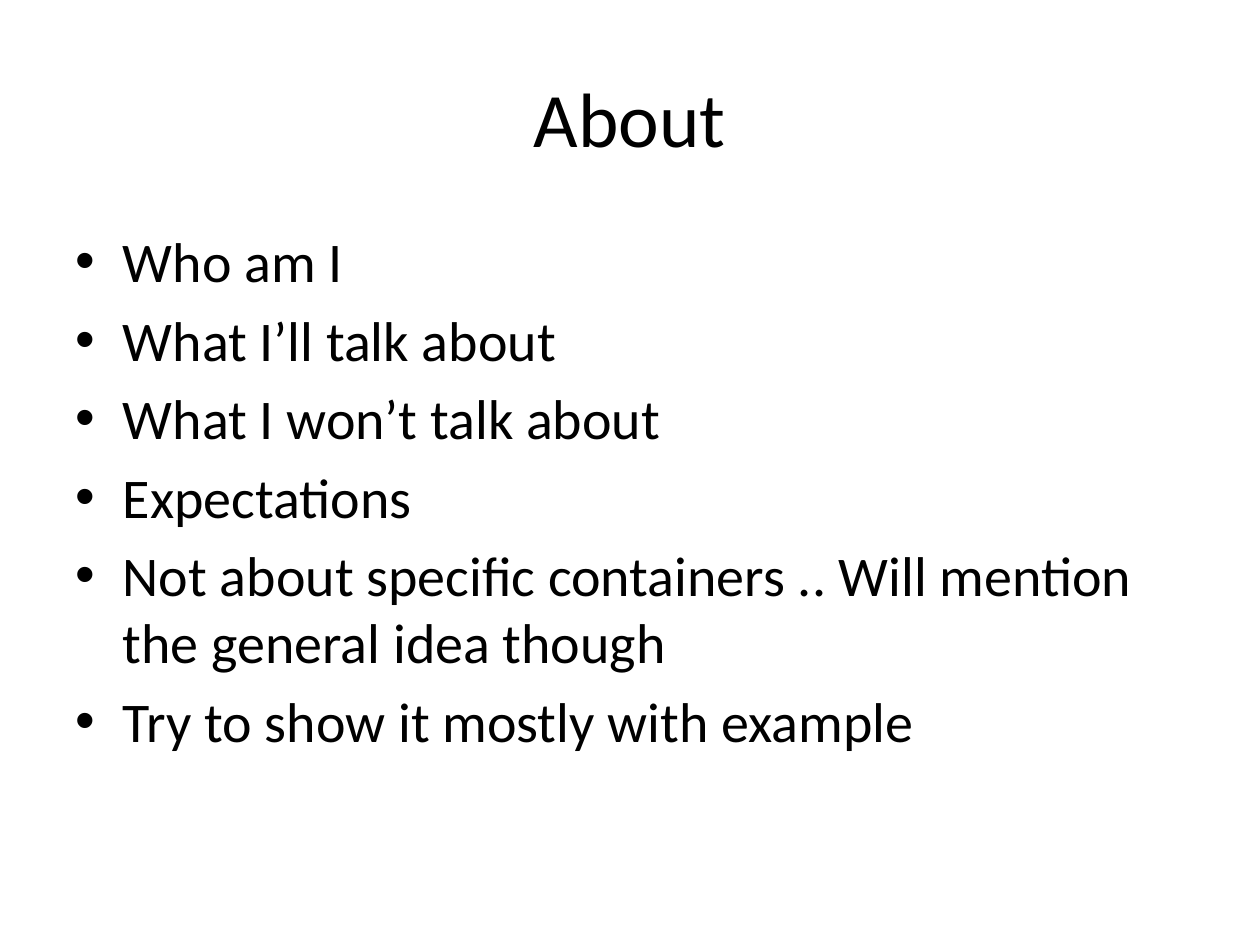
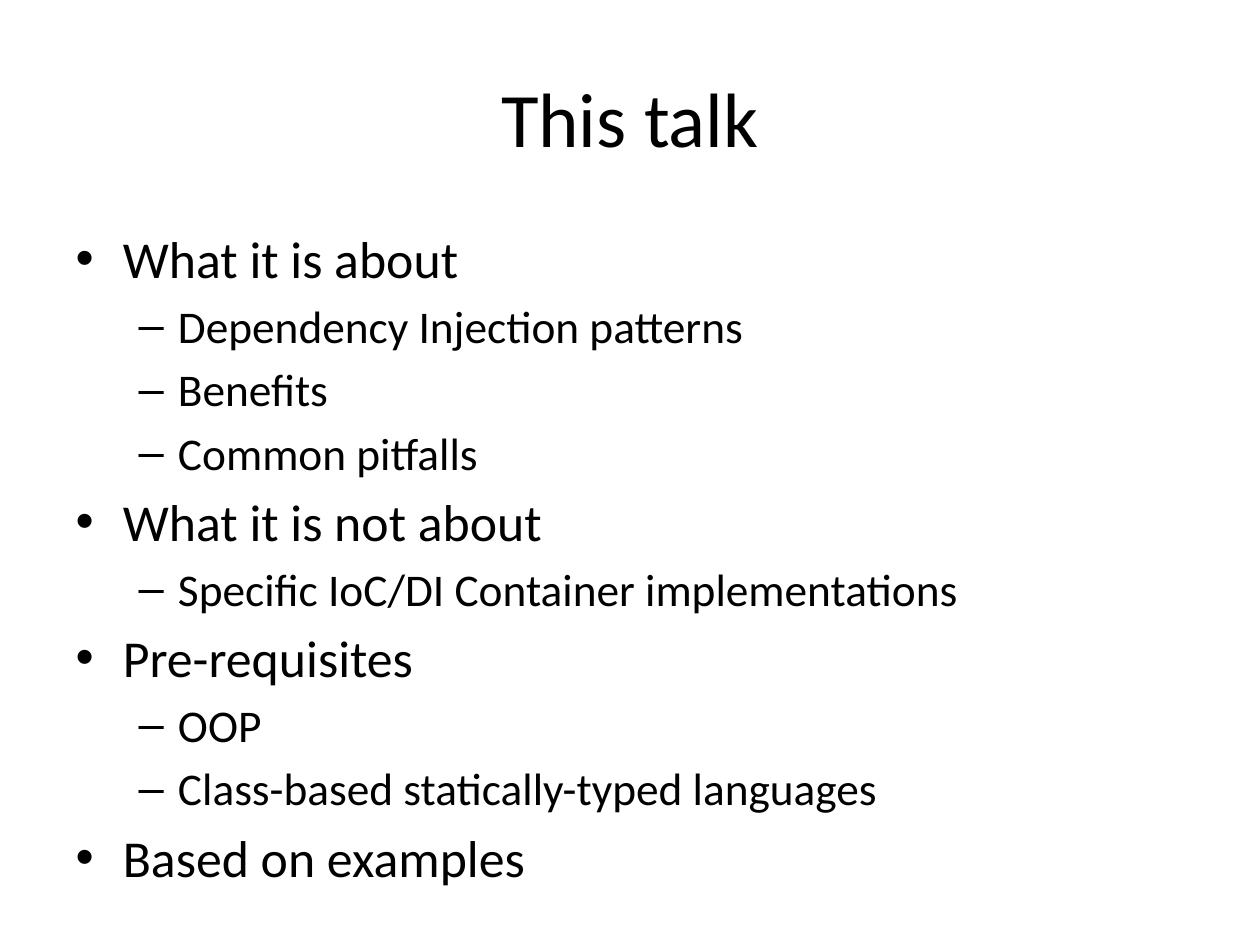
Before and after one commit to tsimbalar/DependencyInjectionTheRightWay, a slide deck: slide 3 of Dependency Injection - the right way.pptx. Drawn at 1260x945 pixels with LibreOffice and Linux fonts; fonts in the diff are those of the drawing. Boxes give left, top, right and bottom in pixels: in the first picture for what was removed or moved away, otherwise in the second. Text is boxed around its words. In the diff, an @@ line names an element or a change of style, - is before the commit and + after.

```diff
--- a/Dependency Injection - the right way.pptx
+++ b/Dependency Injection - the right way.pptx
@@ title at (x1=501, y1=93, x2=758, y2=148): text changed @@
-About
+This talk
@@ text at (x1=123, y1=242, x2=957, y2=813): text changed; size 32 to 25.9 pt @@
-• Who am I
-• What I’ll talk about
-• What I won’t talk about
-• Expectations
-• Not about specific containers .. Will mention the general idea though
-• Try to show it mostly with example
+• What it is about
+  – Dependency Injection patterns
+  – Benefits
+  – Common pitfalls
+• What it is not about
+  – Specific IoC/DI Container implementations
+• Pre-requisites
+  – OOP
+  – Class-based statically-typed languages
+• Based on examples
```
Also in this commit, not shown: 2 other slides changed, 4 slides added, 1 slide removed.
